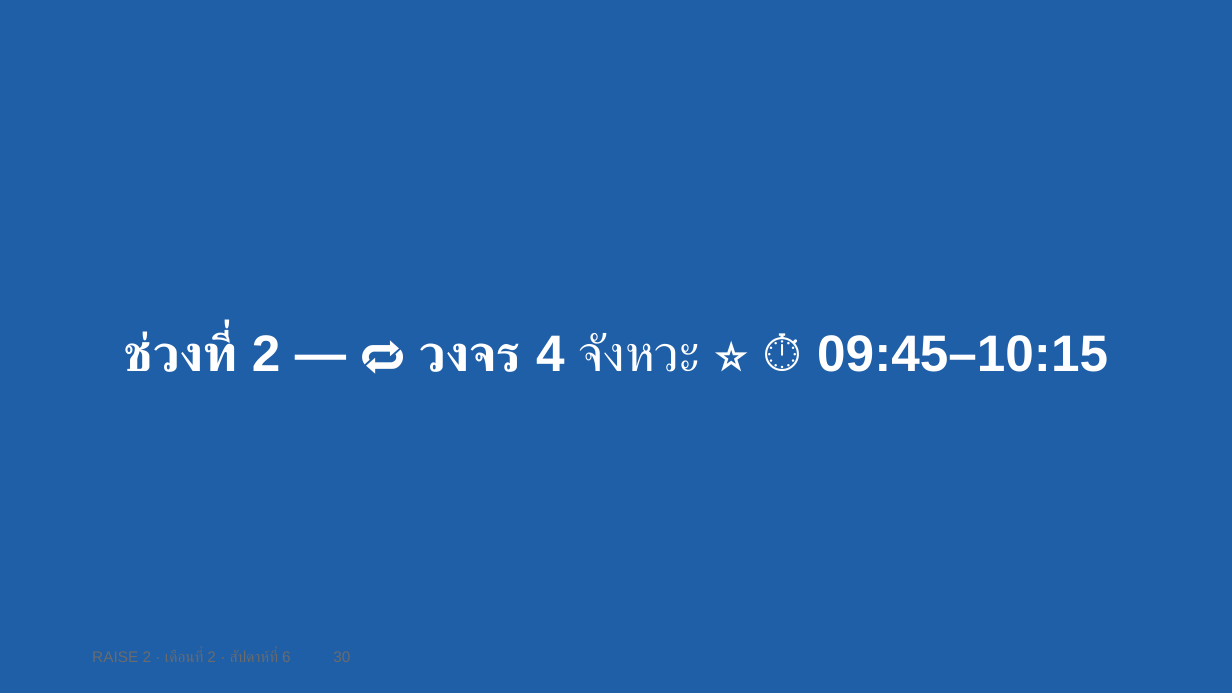
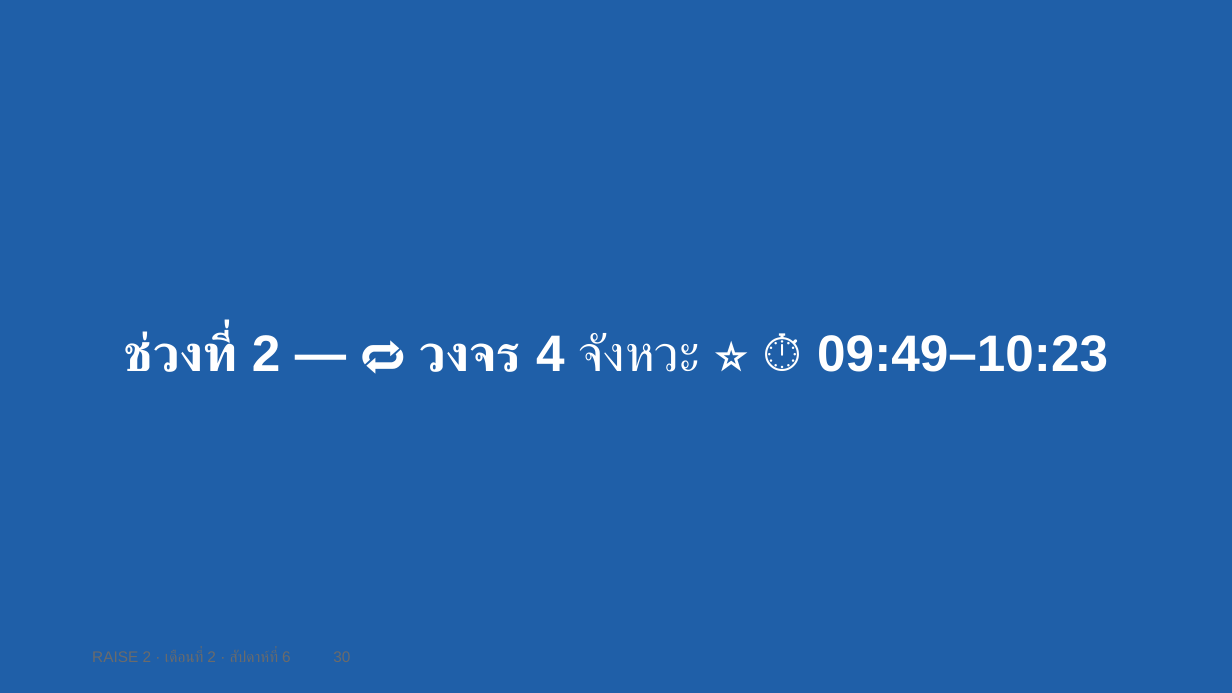
Before and after one commit to cnacha-mfu/raise2-module2, a slide deck: slide 30 of materials/week6/w6-slides.pptx. Drawn at 1232x693 pixels with LibreOffice and Linux fonts; fonts in the diff are those of the drawing. Boxes give left, top, right and bottom in pixels: in the first picture for what was removed or moved away, otherwise in the second. Text is boxed around its words. In the diff, an @@ line names an element or a change of style, - is before the commit and + after.

```diff
--- a/materials/week6/w6-slides.pptx
+++ b/materials/week6/w6-slides.pptx
@@ text at box(124, 331, 1108, 372): text changed @@
-ช่วงที่ 2 — 🔁 วงจร 4 จังหวะ ⭐ ⏱ 09:45–10:15
+ช่วงที่ 2 — 🔁 วงจร 4 จังหวะ ⭐ ⏱ 09:49–10:23
```
Also in this commit, not shown: 6 other slides changed, 1 slide added, 1 slide removed, 4 other files.
